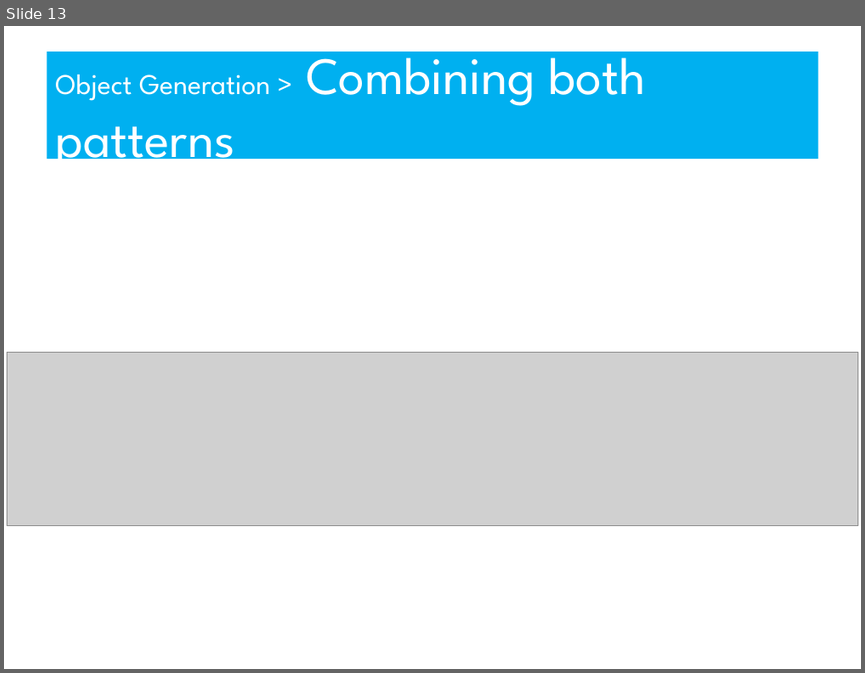
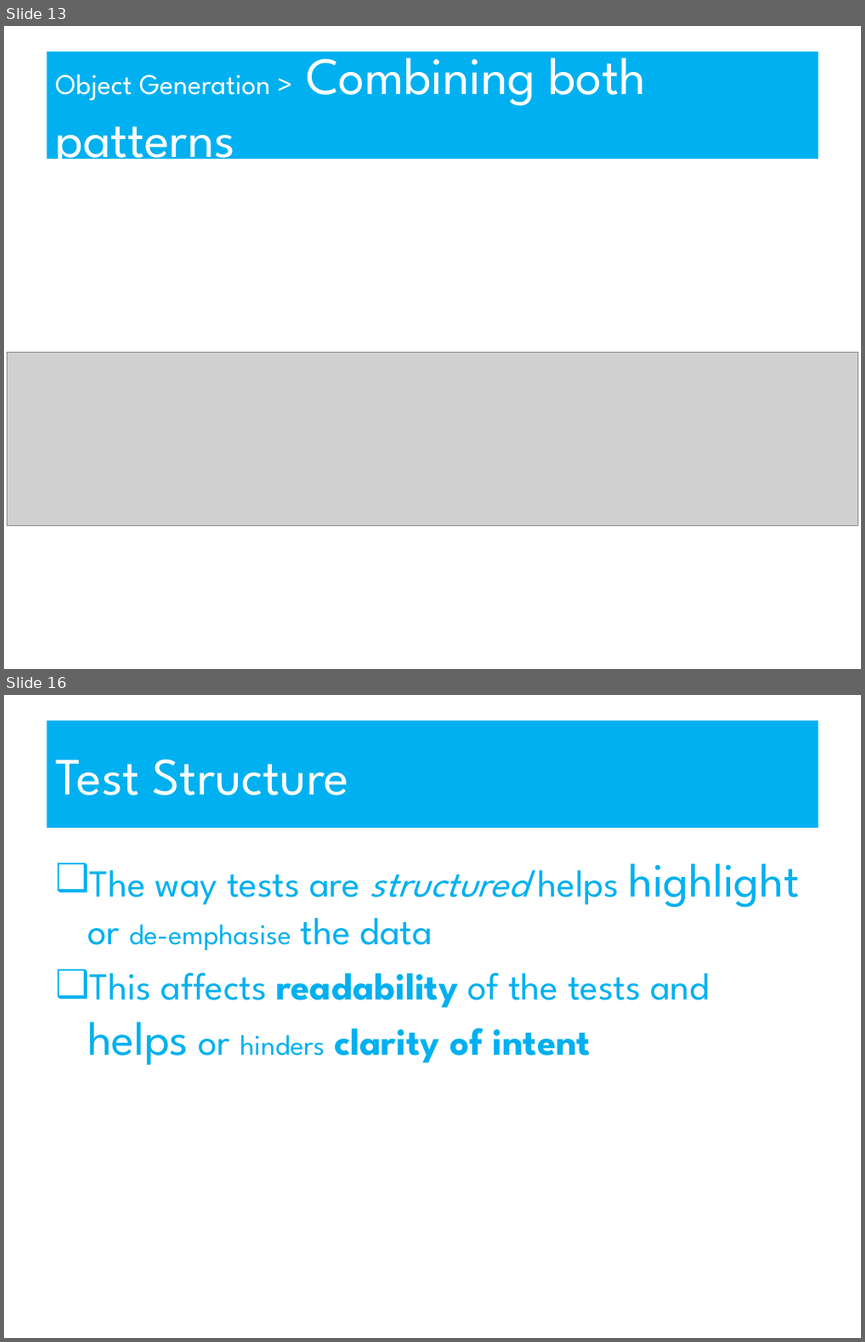
Before and after one commit to robdmoore/TestDataSustainabilityPresentation, a slide deck: Presentation.ppt. Shown one above the other, each under a label of ours: slide 13 before the commit, slides 13 and 16 after it; the slides between them are not shown. The pictures are 865x673 and 865x1342 pixels, drawn with LibreOffice and Linux fonts; fonts in the diff are those of the drawing; grey boxes stand for pictures. Boxes give left, top, right and bottom in pixels: in the first picture for what was removed or moved away, otherwise in the second. Text is boxed around its words. In the diff, an @@ line names an element or a change of style, - is before the commit and + after.

```diff
--- a/Presentation.ppt
+++ b/Presentation.ppt
@@ slide 16 added at (4, 695, 861, 1338), background #FFFFFF @@
@@ title added at (46, 721, 818, 828), fill #00B0F0, 44 pt, text #FFFFFF @@
+Test Structure
@@ text added at (87, 863, 800, 1065), 32 pt, text #00B0F0 @@
+❑ The way tests are structured helps highlight or de-emphasise the data
+❑ This affects readability of the tests and helps or hinders clarity of intent
```
Also in this commit, not shown: 1 slide changed, 6 other slides added, 3 other files.
